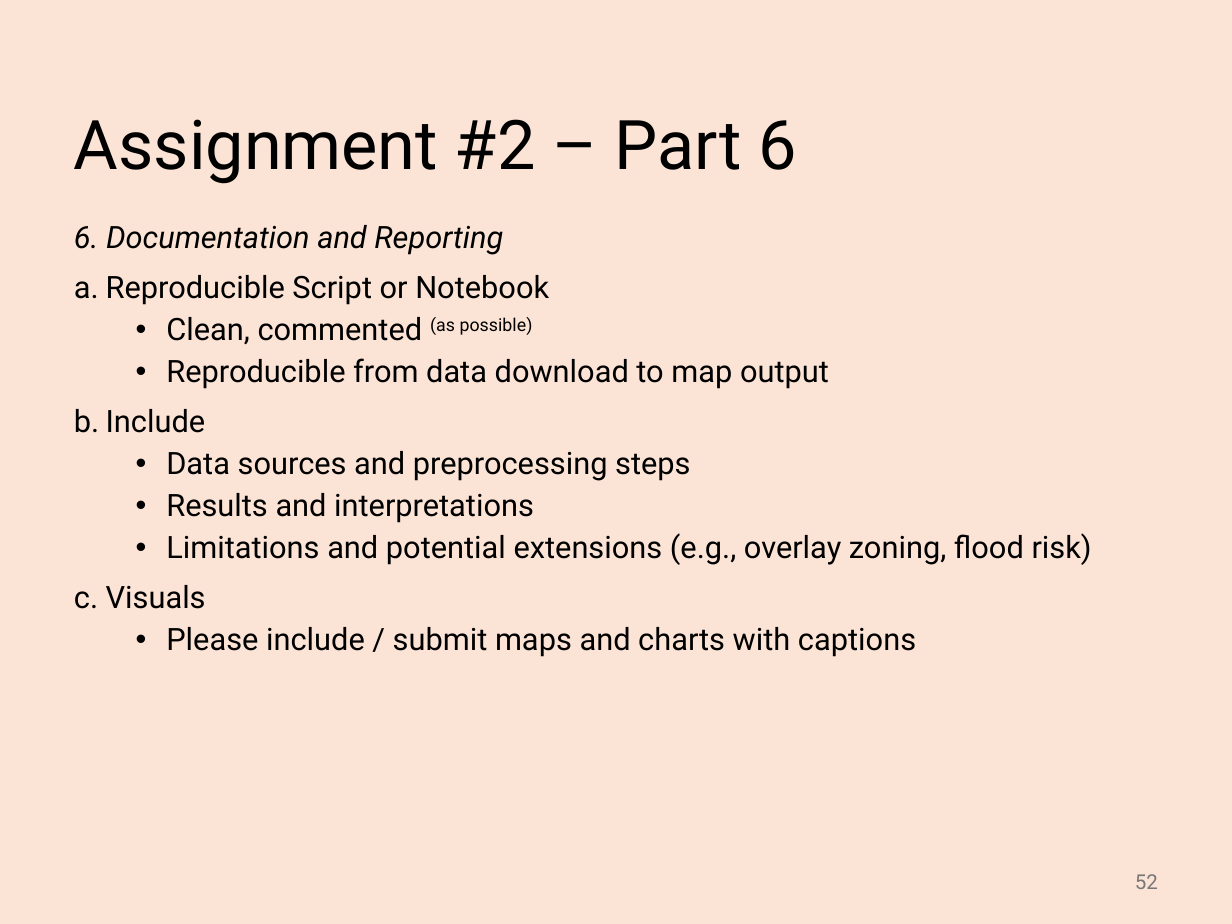
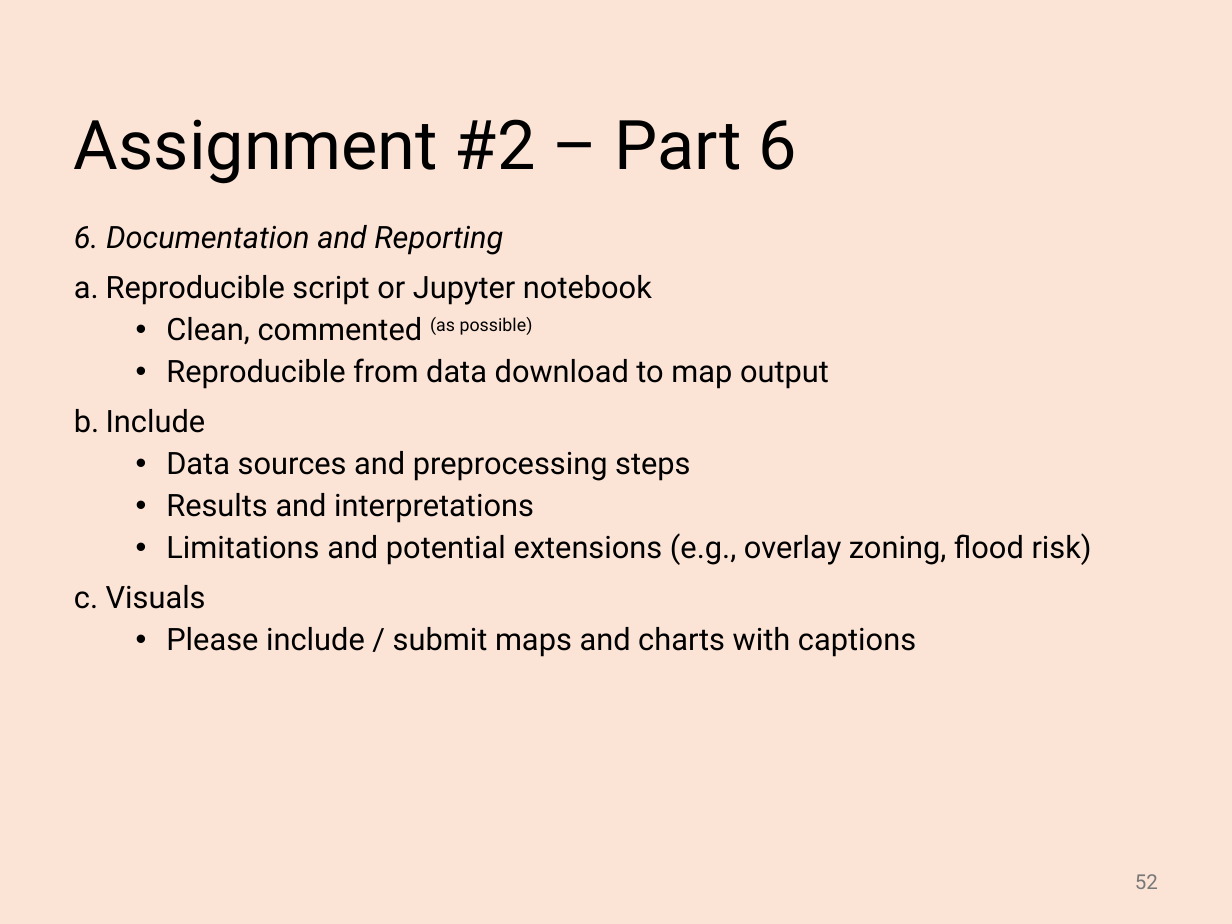
Before and after one commit to abuabara/abuabara.github.io, a slide deck: slide 52 of DAEN489S26/week2_slides.pptx. Drawn at 1232x924 pixels with LibreOffice and Linux fonts; fonts in the diff are those of the drawing. Boxes give left, top, right and bottom in pixels: in the first picture for what was removed or moved away, otherwise in the second. Text is boxed around its words. In the diff, an @@ line names an element or a change of style, - is before the commit and + after.

```diff
--- a/DAEN489S26/week2_slides.pptx
+++ b/DAEN489S26/week2_slides.pptx
@@ text at (106, 275, 652, 305): text changed @@
-a. Reproducible Script or Notebook
+a. Reproducible script or Jupyter notebook
```
Also in this commit, not shown: 21 other slides changed, 1 other file.
